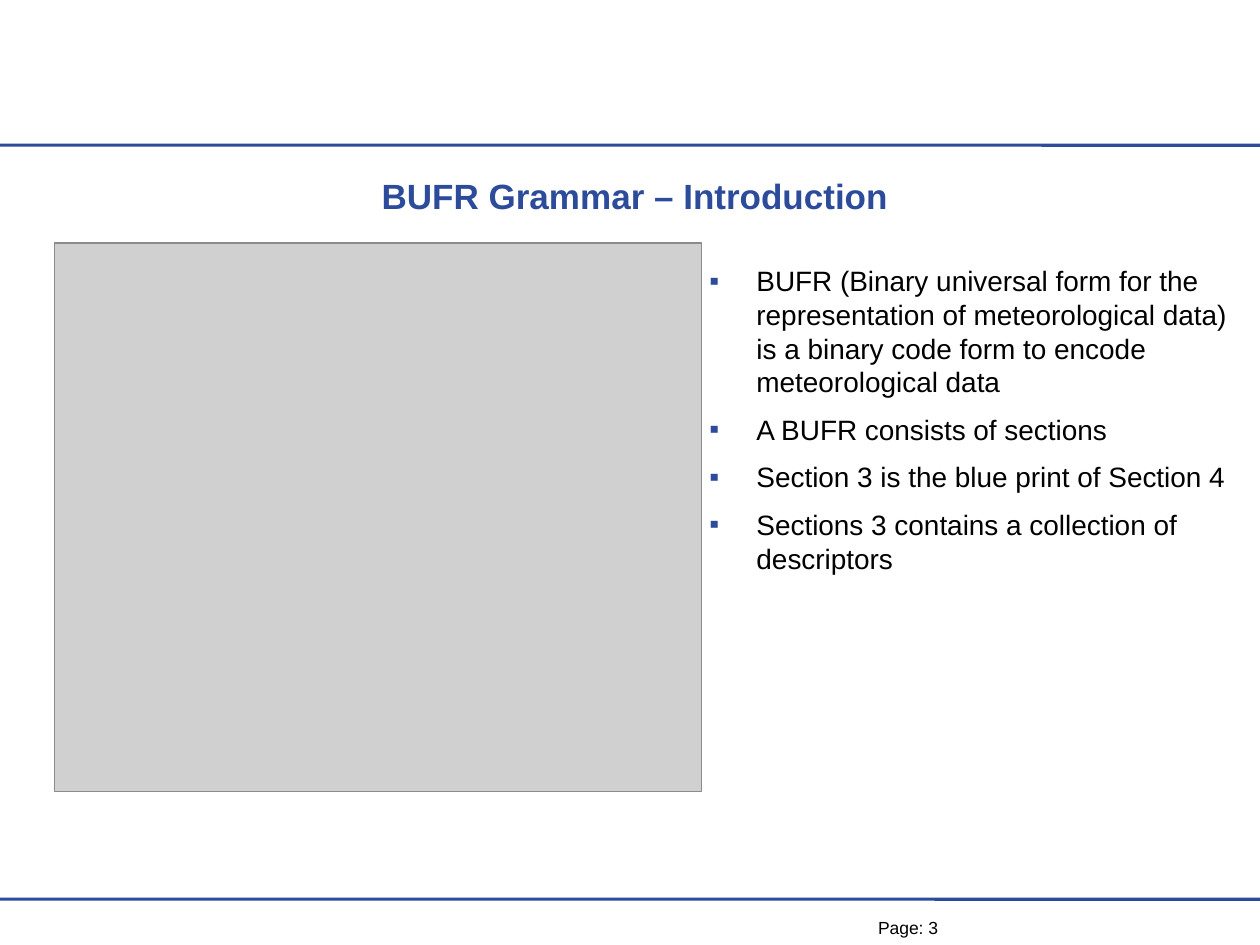
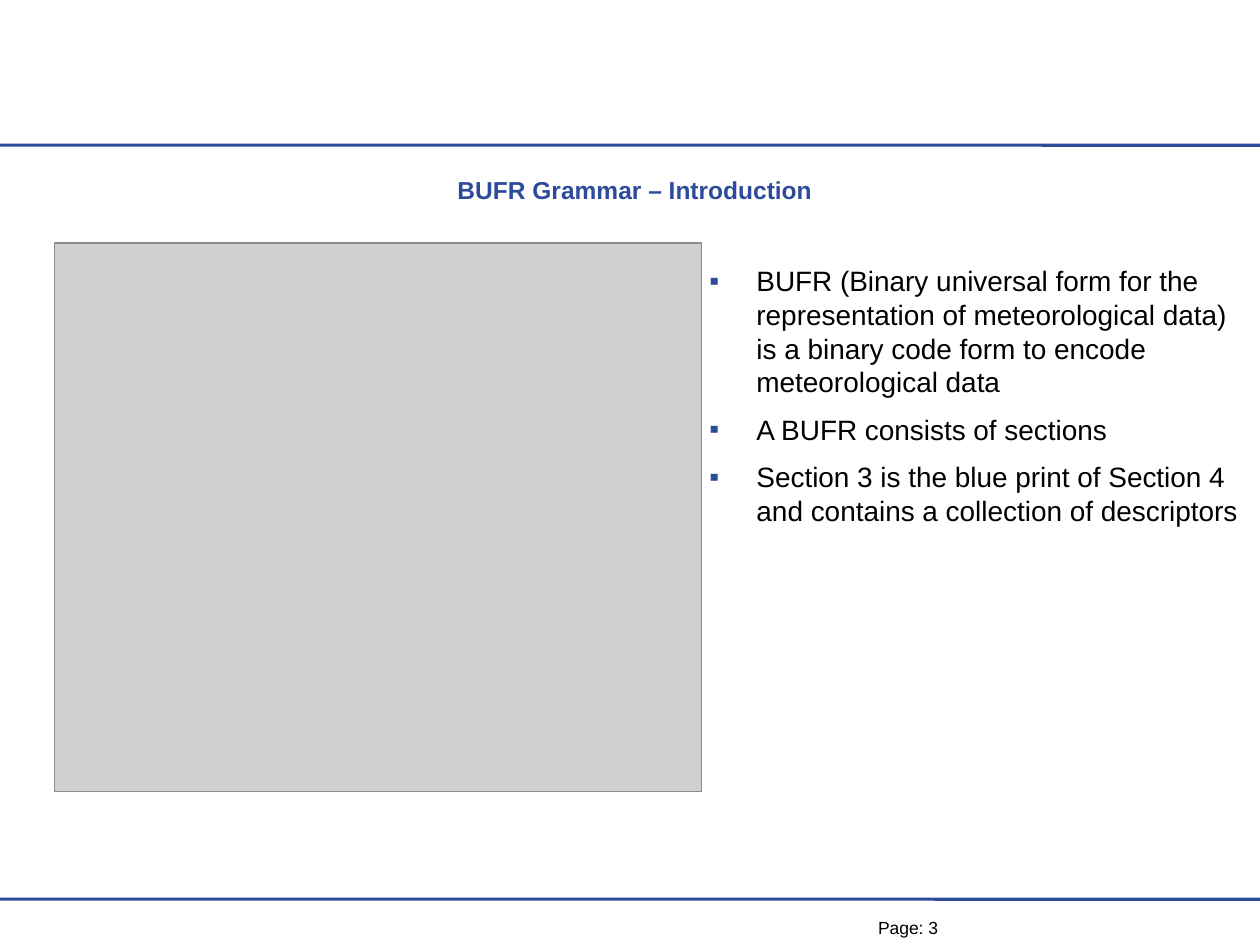
Before and after one commit to mheene/bufr-grammar, a slide deck: slide 3 of talk/BUFR-Grammar-Talk.ppt. Drawn at 1260x945 pixels with LibreOffice and Linux fonts; fonts in the diff are those of the drawing; grey boxes stand for pictures; background and template pictures are left out. Boxes give left, top, right and bottom in pixels: in the first picture for what was removed or moved away, otherwise in the second. Text is boxed around its words. In the diff, an @@ line names an element or a change of style, - is before the commit and + after.

```diff
--- a/talk/BUFR-Grammar-Talk.ppt
+++ b/talk/BUFR-Grammar-Talk.ppt
@@ text "BUFR Grammar – Introduction" at (457,181,812,200): size 20 to 14 pt @@
@@ text at (756,466,1238,526): text changed @@
-▪ Section 3 is the blue print of Section 4
-▪ Sections 3 contains a collection of descriptors
+▪ Section 3 is the blue print of Section 4 and contains a collection of descriptors
```
Also in this commit, not shown: 4 other slides changed.
